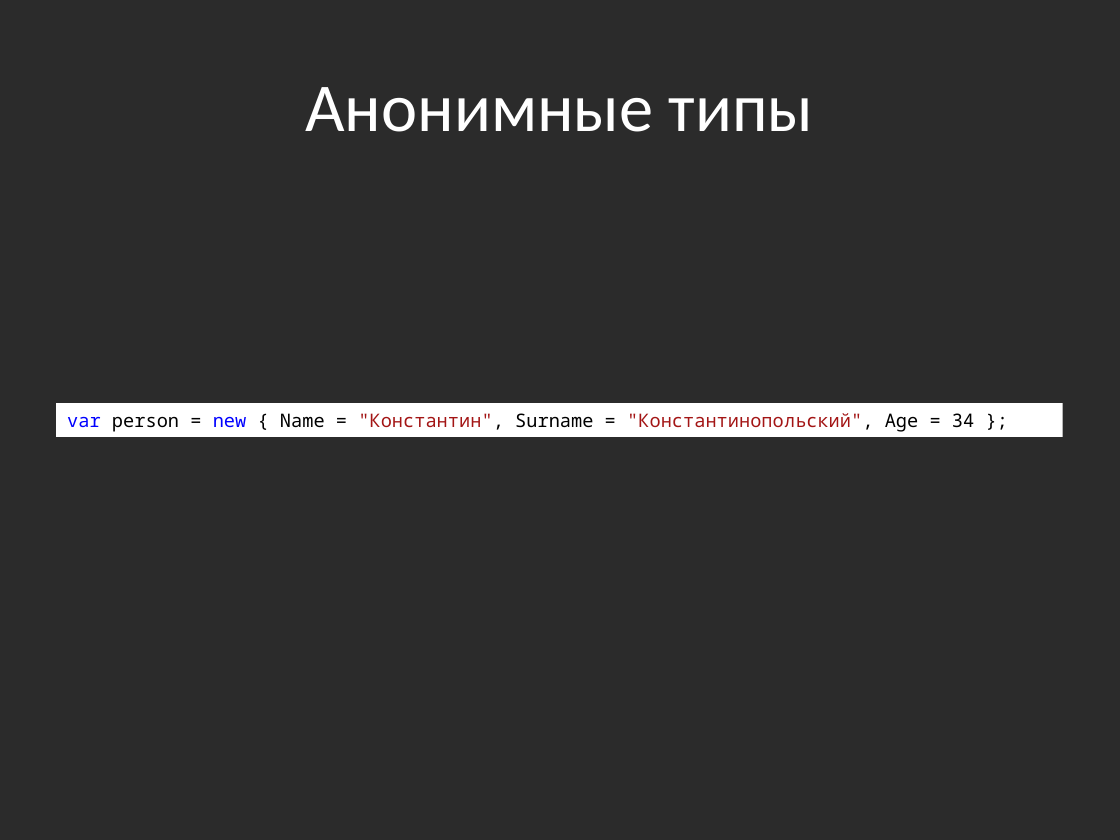
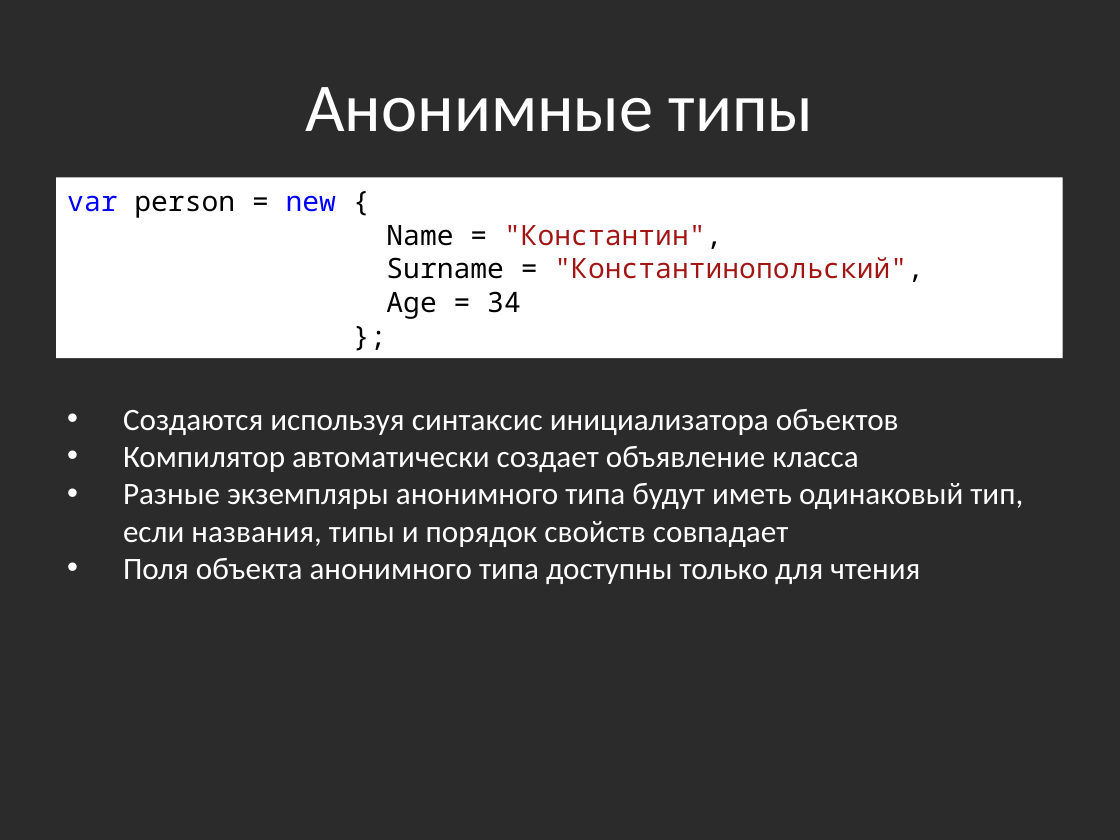
Before and after one commit to bazile/Training, a slide deck: slide 7 of Presentation/lesson-11-linq.pptx. Drawn at 1120x840 pixels with LibreOffice and Linux fonts; fonts in the diff are those of the drawing; background and template pictures are left out; a plain dark background stands for a picture behind light text. Boxes give left, top, right and bottom in pixels: in the first picture for what was removed or moved away, otherwise in the second. Text is boxed around its words. In the diff, an @@ line names an element or a change of style, - is before the commit and + after.

```diff
--- a/Presentation/lesson-11-linq.pptx
+++ b/Presentation/lesson-11-linq.pptx
@@ rectangle "var person = new {": place and size @@
-rectangle "var person = new {" at (56,403,1063,437)
+rectangle "var person = new {" at (56,177,1063,358)
@@ text in rectangle at (67,195,924,319): text changed; size 12 to 18 pt @@
-var person = new { Name = "Константин", Surname = "Константинопольский", Age = 34 };
+var person = new {
+Name = "Константин",
+Surname = "Константинопольский",
+Age = 34
+};
@@ text added at (123,409,1023,584), 20 pt, text #FFFFFF @@
+• Создаются используя синтаксис инициализатора объектов
+• Компилятор автоматически создает объявление класса
+• Разные экземпляры анонимного типа будут иметь одинаковый тип, если названия, типы и порядок свойств совпадает
+• Поля объекта анонимного типа доступны только для чтения
```
Also in this commit, not shown: 4 slides added, 2 other files.
